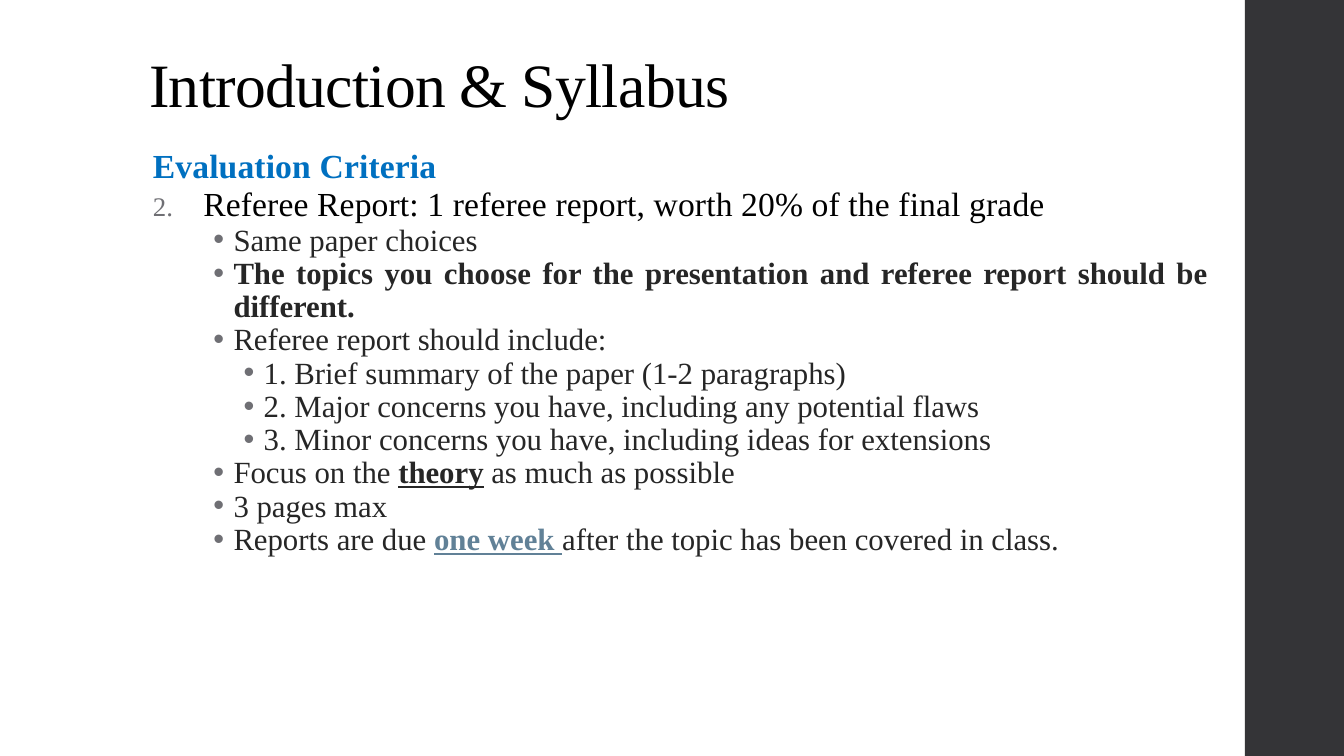
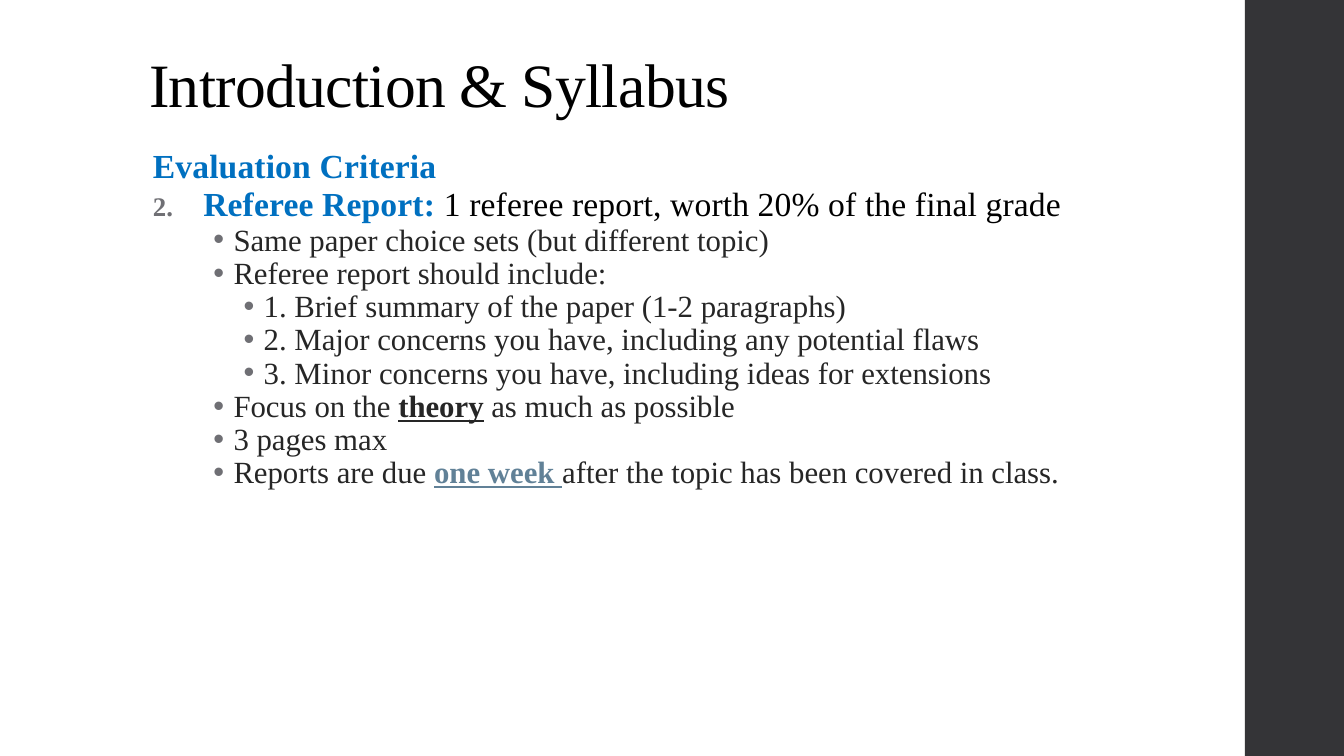
Before and after one commit to alex-hoagland/HAD6750H, a slide deck: slide 8 of Lecture01_Introduction/L1Slides_DemandforHealth_2023W.pptx (slide 7 before the commit). Drawn at 1344x756 pixels with LibreOffice and Linux fonts; fonts in the diff are those of the drawing. Boxes give left, top, right and bottom in pixels: in the first picture for what was removed or moved away, otherwise in the second. Text is boxed around its words. In the diff, an @@ line names an element or a change of style, - is before the commit and + after.

Commit message:
Finalize L1

```diff
--- a/Lecture01_Introduction/L1Slides_DemandforHealth_2023W.pptx
+++ b/Lecture01_Introduction/L1Slides_DemandforHealth_2023W.pptx
@@ text at (203,192,1061,223): text colour #000000 to #0070C0, bold on in "Referee Report:" @@
@@ text at (234,229,769,257): text changed; bold off @@
-    • Same paper choices
-    • The topics you choose for the presentation and referee report should be different.
+    • Same paper choice sets (but different topic)
```
Also in this commit, not shown: 9 other slides changed, 3 slides added, 1 slide removed, 3 other files.
